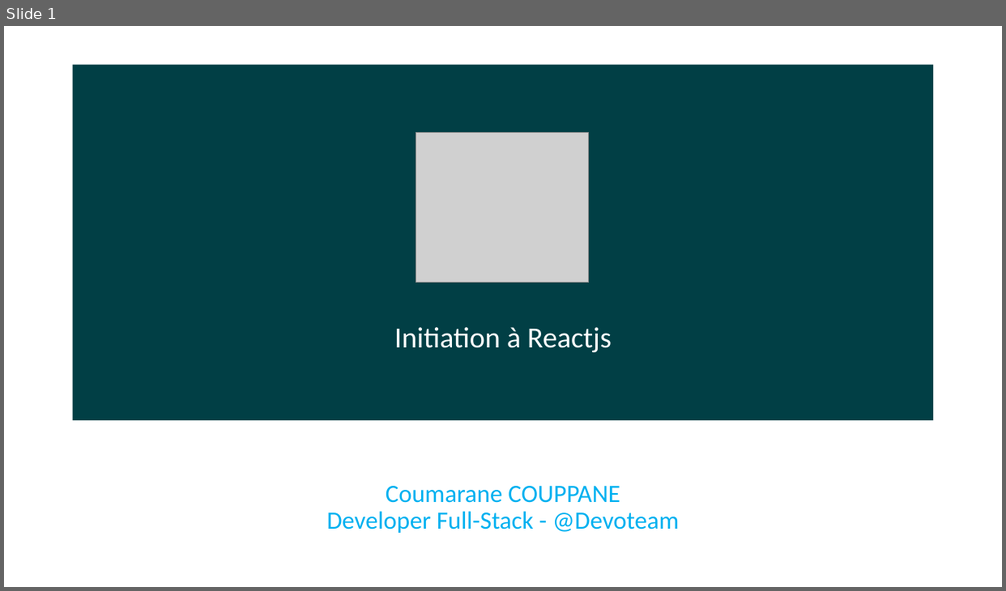
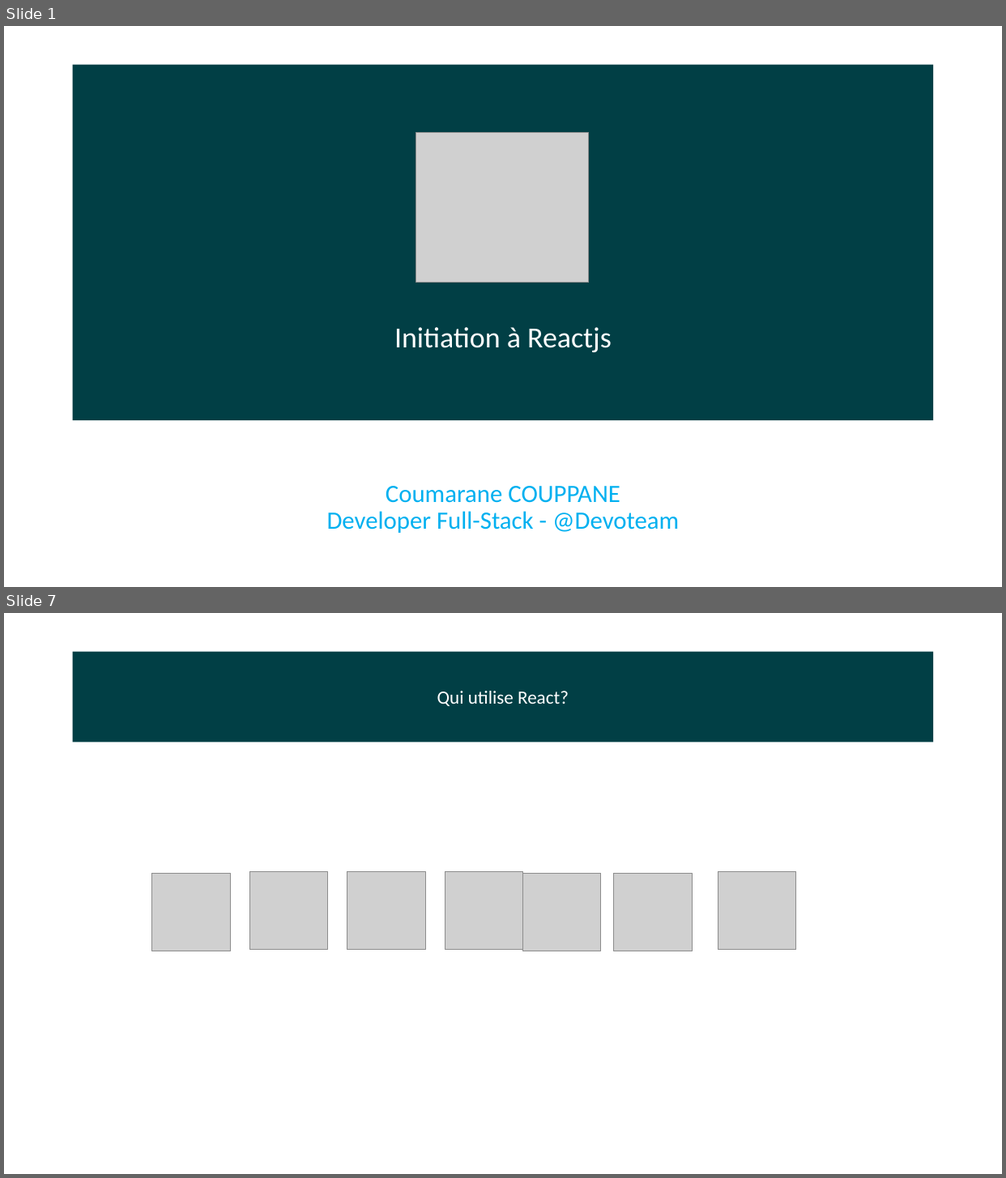
Before and after one commit to coumarane/react-typescript-starter, a slide deck: Initiation à Reactjs.pptx. Shown one above the other, each under a label of ours: slide 1 before the commit, slides 1 and 7 after it; the slides between them are not shown. The pictures are 1006x591 and 1006x1178 pixels, drawn with LibreOffice and Linux fonts; fonts in the diff are those of the drawing; grey boxes stand for pictures. Boxes give left, top, right and bottom in pixels: in the first picture for what was removed or moved away, otherwise in the second. Text is boxed around its words. In the diff, an @@ line names an element or a change of style, - is before the commit and + after.

```diff
--- a/Initiation à Reactjs.pptx
+++ b/Initiation à Reactjs.pptx
@@ slide 7 added at [4,613,1002,1174], background #FFFFFF @@
@@ rectangle added at [73,652,934,743], fill #013F45, 18 pt, text #FFFFFF @@
+Qui utilise React?
@@ picture added at [152,874,230,952] @@
@@ picture added at [249,872,327,950] @@
@@ picture added at [347,872,425,950] @@
@@ picture added at [445,872,522,950] @@
@@ picture added at [522,874,601,952] @@
@@ picture added at [614,874,692,952] @@
@@ picture added at [718,872,796,950] @@
```
Also in this commit, not shown: 3 slides changed, 15 other slides added, 1 slide removed.
